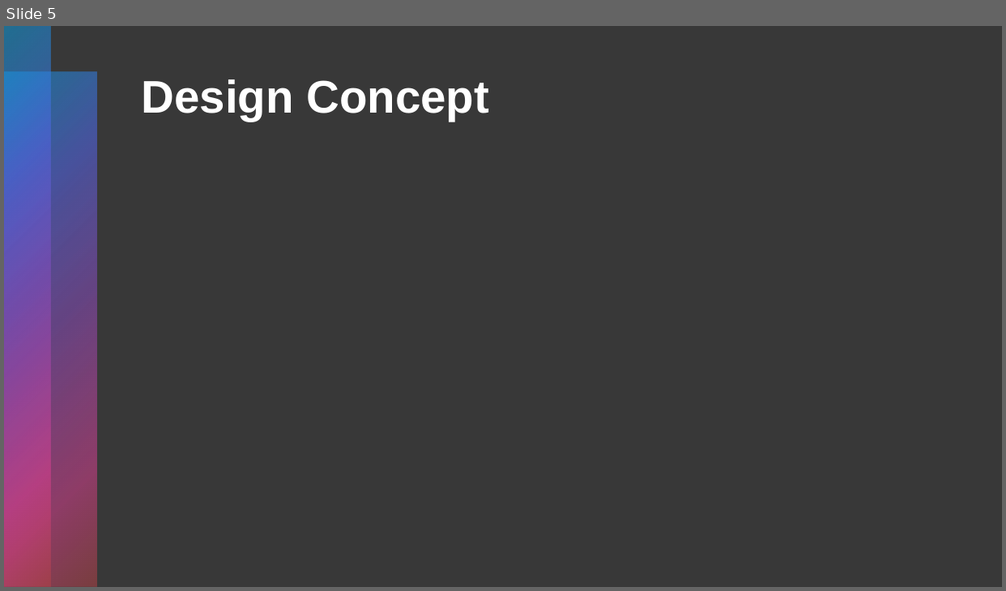
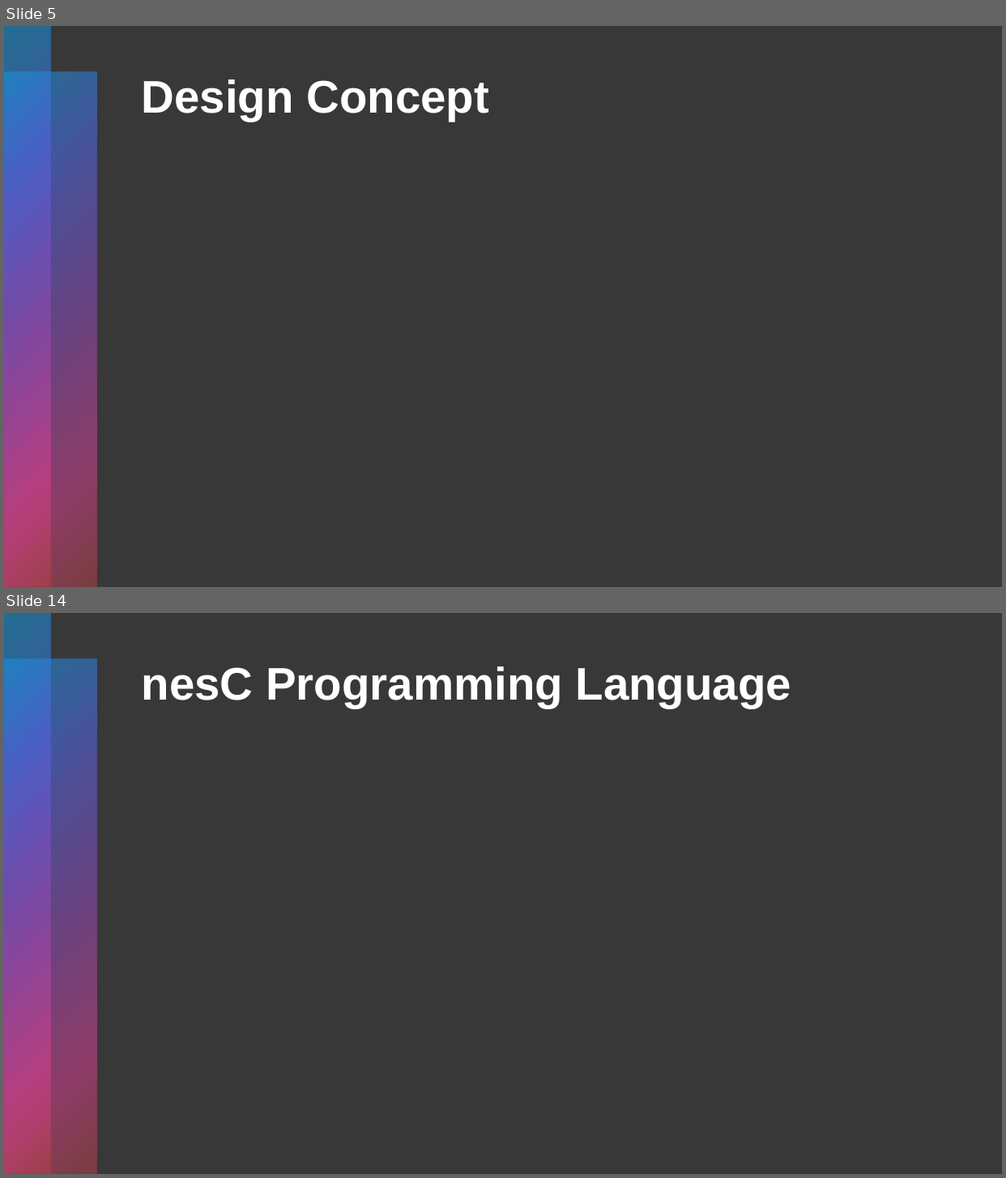
Before and after one commit to gubbriaco/water-analysis, a slide deck: presentation.pptx. Shown one above the other, each under a label of ours: slide 5 before the commit, slides 5 and 14 after it; the slides between them are not shown. The pictures are 1006x591 and 1006x1178 pixels, drawn with LibreOffice and Linux fonts; fonts in the diff are those of the drawing. Boxes give left, top, right and bottom in pixels: in the first picture for what was removed or moved away, otherwise in the second. Text is boxed around its words. In the diff, an @@ line names an element or a change of style, - is before the commit and + after.

```diff
--- a/presentation.pptx
+++ b/presentation.pptx
@@ slide 14 added at [4, 613, 1002, 1174], background #000000 at 78% opacity; not listed: 2 template elements that a slide beside it also shows @@
@@ title added at [142, 666, 791, 708], 44 pt, text #FFFFFF, bold @@
+nesC Programming Language
```
Also in this commit, not shown: 1 slide changed, 25 other slides added, 1 slide removed.
